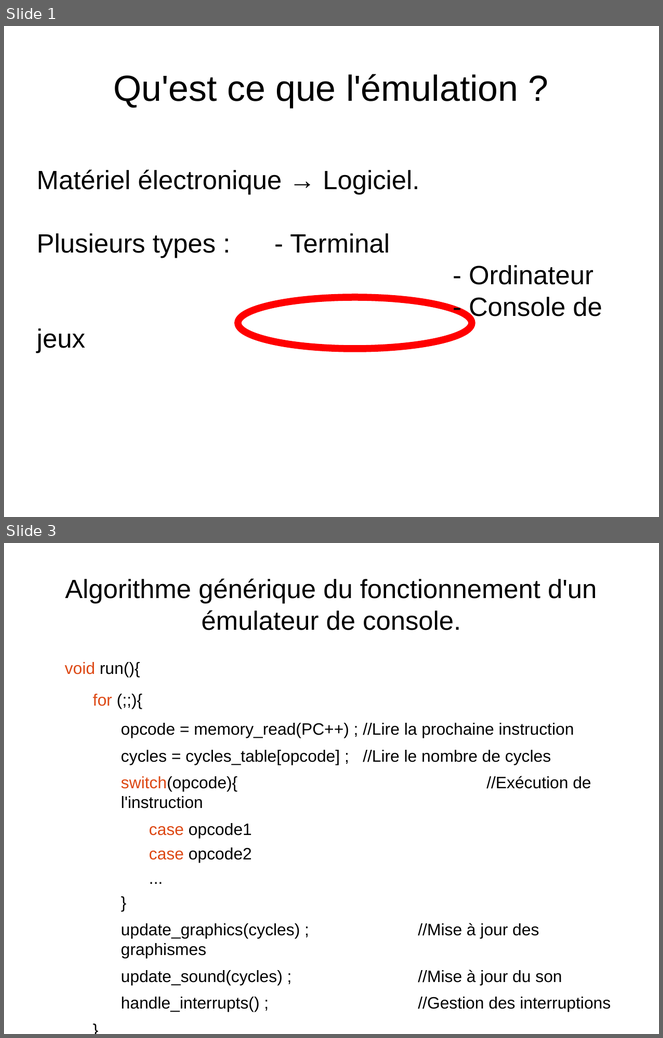
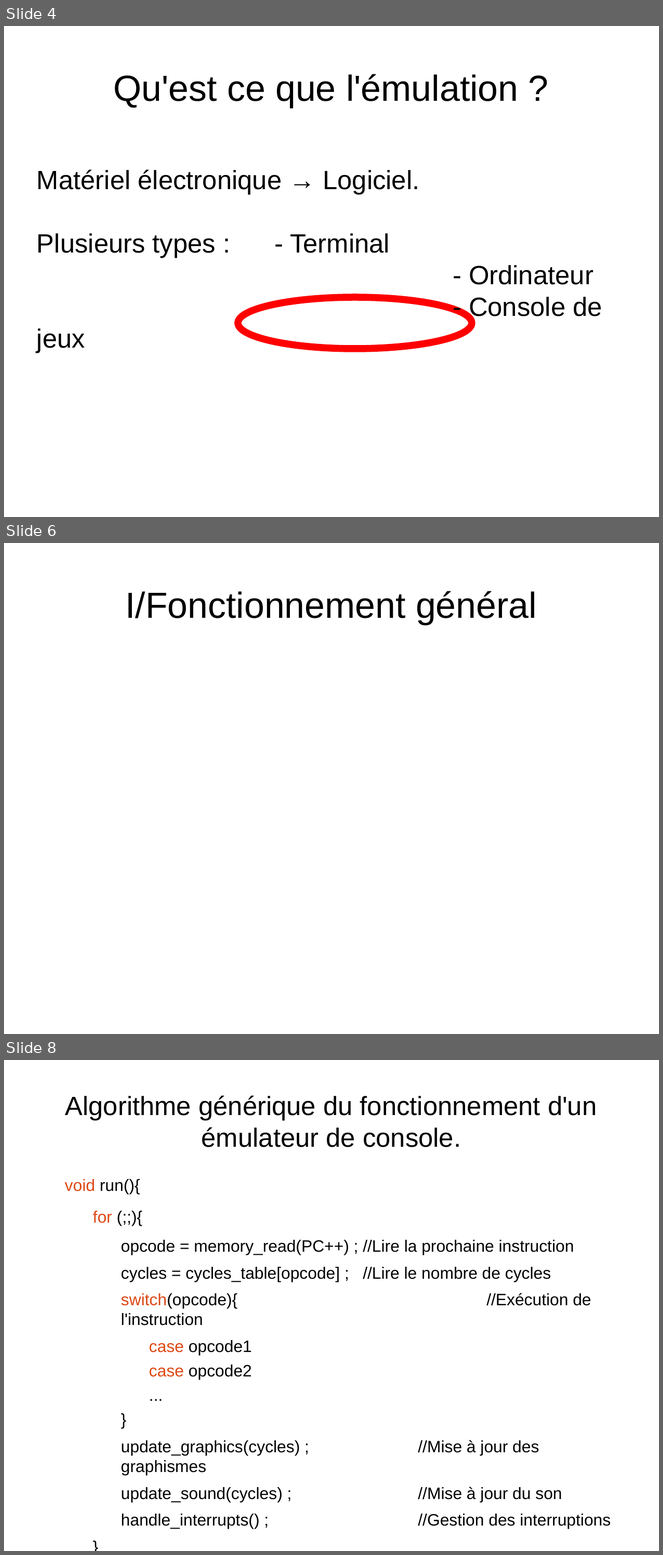
Before and after one commit to joakim-d/GroBoy, a slide deck: documents_TER/soutenance.odp. Shown one above the other, each under a label of ours: slides 1 and 3 before the commit, slides 4, 6 and 8 after it; the slides between them are not shown. The pictures are 663x1038 and 663x1555 pixels, drawn with LibreOffice and Linux fonts; fonts in the diff are those of the drawing. Boxes give left, top, right and bottom in pixels: in the first picture for what was removed or moved away, otherwise in the second. Text is boxed around its words. In the diff, an @@ line names an element or a change of style, - is before the commit and + after.

```diff
--- a/documents_TER/soutenance.odp
+++ b/documents_TER/soutenance.odp
@@ slide 6 added at [4,543,659,1034], background #FFFFFF @@
@@ title added at [126,591,537,625], 44 pt, text #000000 @@
+I/Fonctionnement général
@@ what was slide 1 is now slide 4 @@
@@ what was slide 3 is now slide 8 @@
```
Also in this commit, not shown: 2 slides changed, 23 other slides added.
